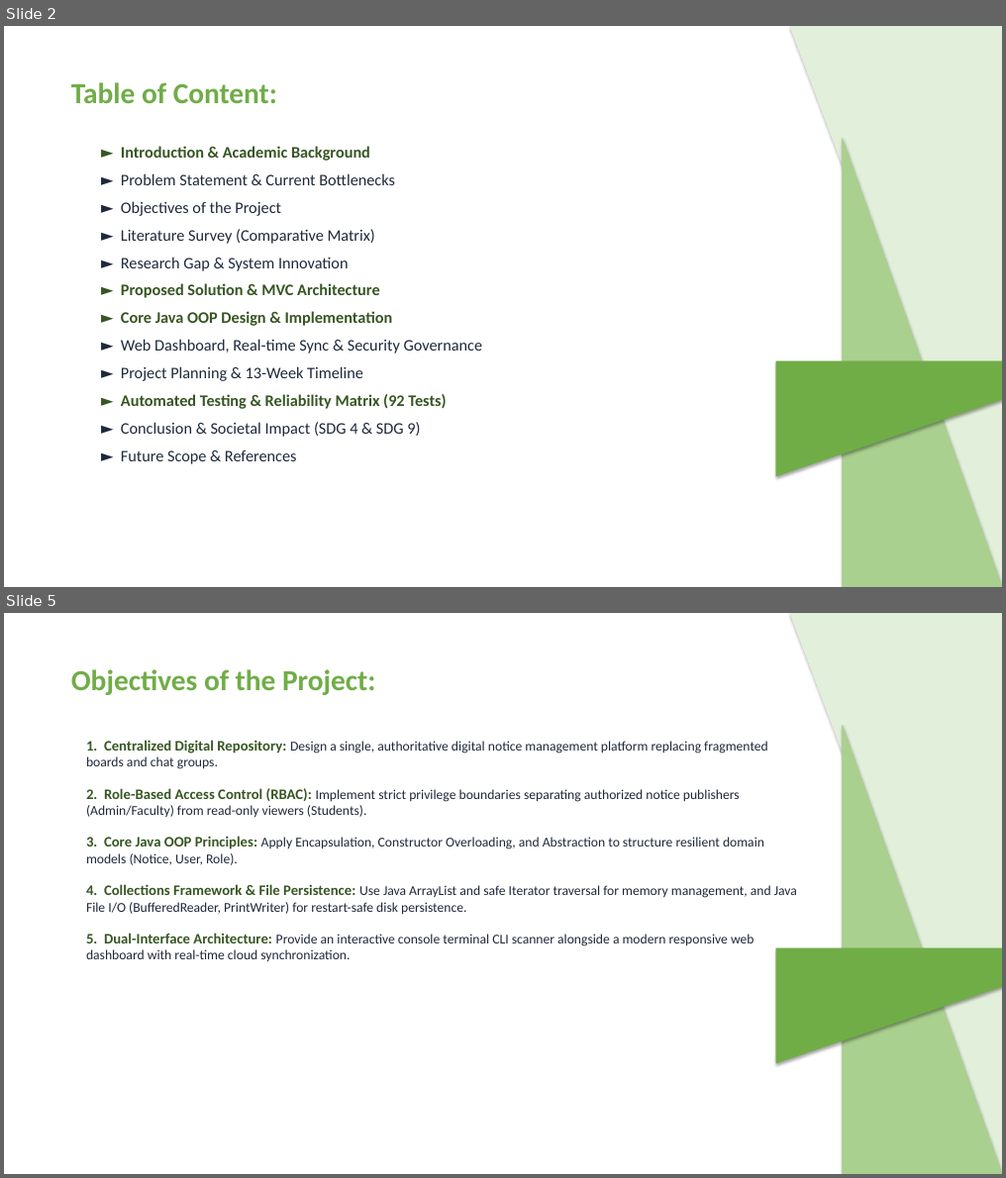
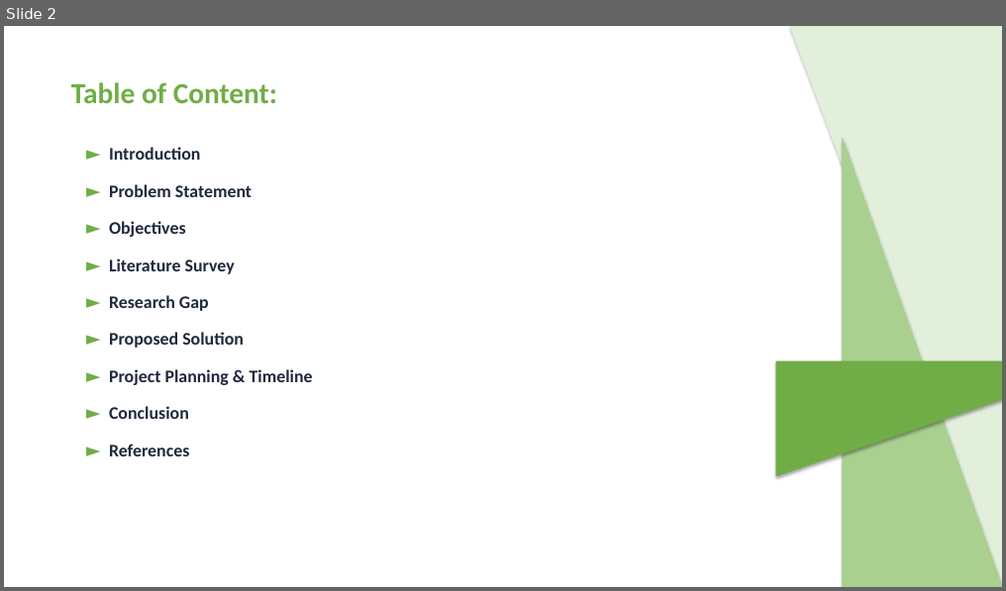
Before and after one commit to ATP0925/CampusNotify-Java-Mini-Project, a slide deck: CampusNotify_Review_Presentation.pptx. Shown one above the other, each under a label of ours: slides 2 and 5 before the commit, slide 2 after it; the slides between them are not shown. The pictures are 1006x1178 and 1006x591 pixels, drawn with LibreOffice and Linux fonts; fonts in the diff are those of the drawing. Boxes give left, top, right and bottom in pixels: in the first picture for what was removed or moved away, otherwise in the second. Text is boxed around its words. In the diff, an @@ line names an element or a change of style, - is before the commit and + after.

Commit message:
docs: align PPT deck strictly to Review 1 agenda (9 topics) and sync report points with sample report

```diff
--- a/CampusNotify_Review_Presentation.pptx
+++ b/CampusNotify_Review_Presentation.pptx
@@ slide 5 removed at [4, 613, 1002, 1174], background #FFFFFF @@
@@ right triangle removed at [790, 613, 1002, 1174] @@
@@ text removed at [71, 669, 375, 695] @@
-Objectives of the Project:
@@ right triangle removed at [843, 725, 1002, 1174] @@
@@ text removed at [86, 740, 797, 961] @@
-1. Centralized Digital Repository: Design a single, authoritative digital notice management platform replacing fragmented boards and chat groups.
-2. Role-Based Access Control (RBAC): Implement strict privilege boundaries separating authorized notice publishers (Admin/Faculty) from read-only viewers (Students).
-3. Core Java OOP Principles: Apply Encapsulation, Constructor Overloading, and Abstraction to structure resilient domain models (Notice, User, Role).
-4. Collections Framework & File Persistence: Use Java ArrayList and safe Iterator traversal for memory management, and Java File I/O (BufferedReader, PrintWriter) for restart-safe disk persistence.
-5. Dual-Interface Architecture: Provide an interactive console terminal CLI scanner alongside a modern responsive web dashboard with real-time cloud synchronization.
@@ right triangle removed at [776, 949, 1002, 1063] @@
@@ slide 2 changed as well @@
@@ text at [109, 147, 313, 457]: text changed; size 15.5 to 17 pt; bold on @@
-► Introduction & Academic Background
-► Problem Statement & Current Bottlenecks
-► Objectives of the Project
-► Literature Survey (Comparative Matrix)
-► Research Gap & System Innovation
-► Proposed Solution & MVC Architecture
-► Core Java OOP Design & Implementation
-► Web Dashboard, Real-time Sync & Security Governance
-► Project Planning & 13-Week Timeline
-► Automated Testing & Reliability Matrix (92 Tests)
-► Conclusion & Societal Impact (SDG 4 & SDG 9)
-► Future Scope & References
+► Introduction
+► Problem Statement
+► Objectives
+► Literature Survey
+► Research Gap
+► Proposed Solution
+► Project Planning & Timeline
+► Conclusion
+► References
```
Also in this commit, not shown: 3 other slides changed, 8 slides added, 11 other slides removed, 11 other files.
